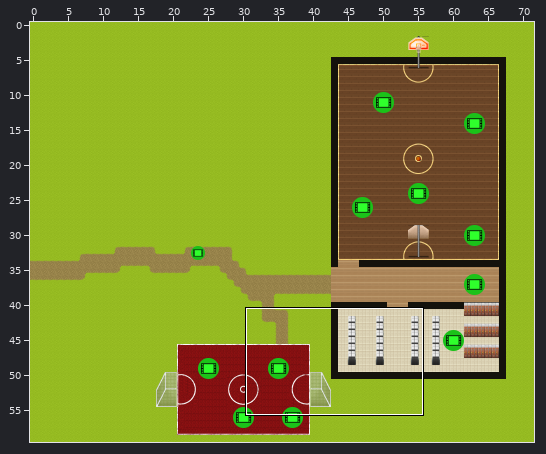
Level history. Tiled map (JSON): raw/maps/sport.json. Above, an overview of the earlier version with the close-up marked.
Close-up. As it was:
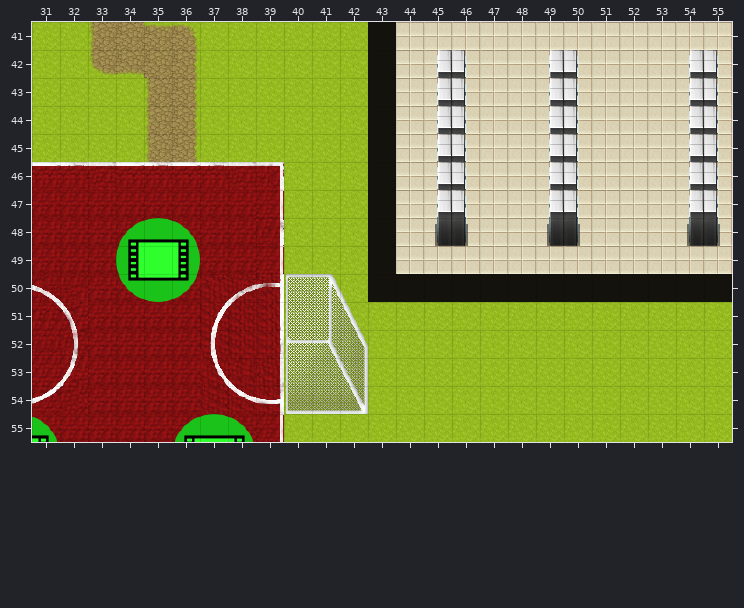
Cells are 32x32 px. Shown: x 31..55, y 41..55. The commit also changed other parts of the map, which this record leaves out.
Now the later version:
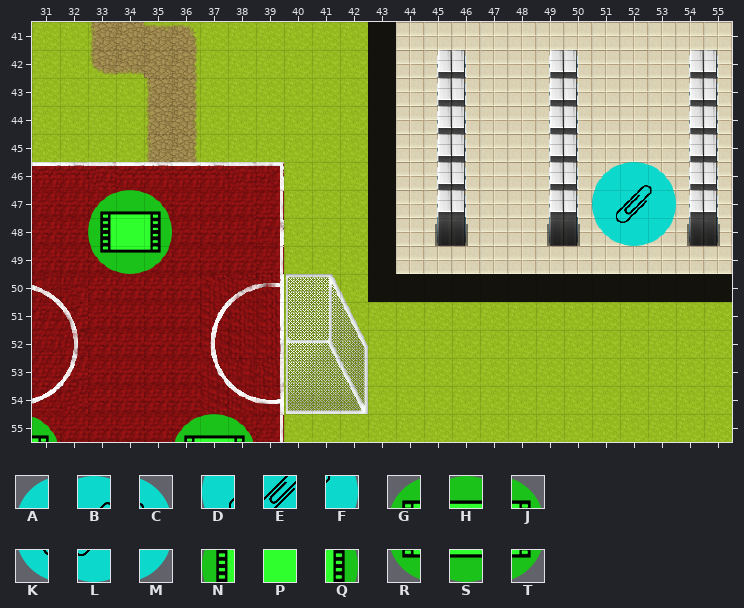
Key: from "Icons": A 33, B 34, C 35, D 44, E 45, F 46, G 50, H 51, J 52, K 55, L 56, M 57, N 61, P 62, Q 63, R 72, S 73, T 74.
_ is an empty cell.
Tiles of an added or newly shown layer are drawn over the layers below it.
Change:
Layer "Video9":
y 48: x 34..36 GHJ -> ___
y 49: x 34..36 NPQ -> ___
y 50: x 34..36 RST -> ___
Layer "Video11":
y 47: x 33..35 ___ -> GHJ
y 48: x 33..35 ___ -> NPQ
y 49: x 33..35 ___ -> RST
Layer "Website1" (added):
y 46: x 51..53 ___ -> ABC
y 47: x 51..53 ___ -> DEF
y 48: x 51..53 ___ -> KLM
Changed places in both close-ups, as pixel boxes (x1, y1, x2, y2):
added: (592, 162, 676, 246)
changed: (88, 190, 200, 302)
